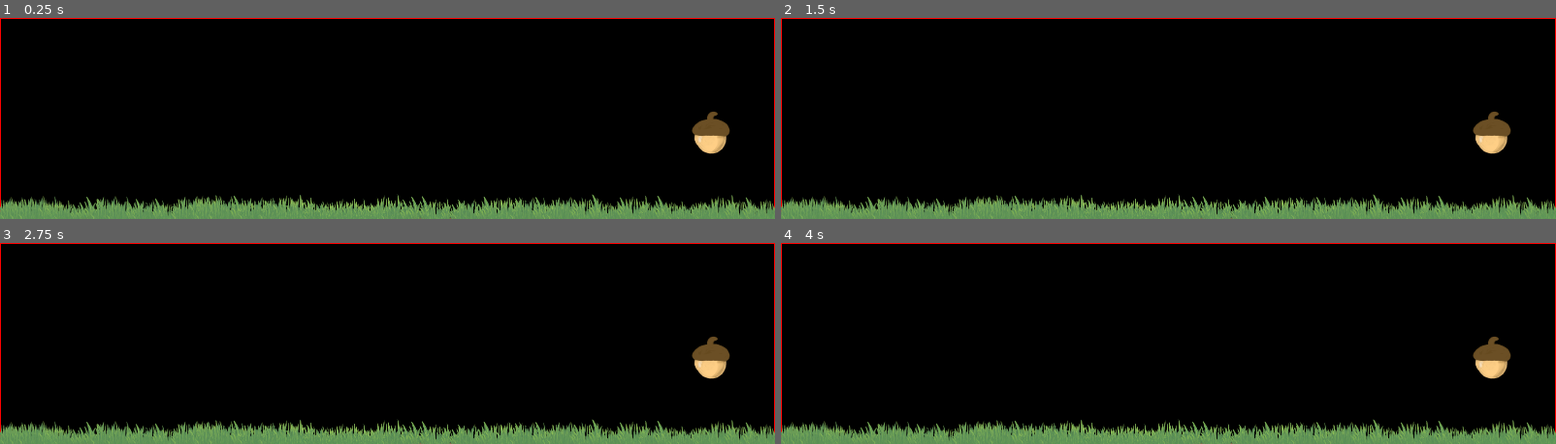
Above: before the commit, frames 1-4 (two rows, left to right).
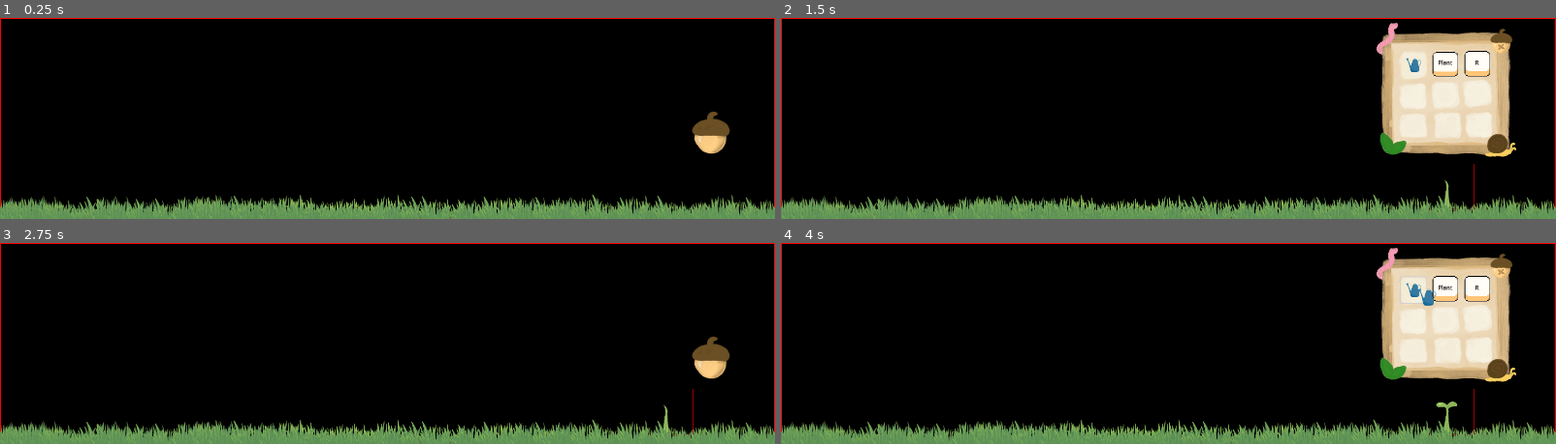
Above: after the commit, the same moments.

Repository: 9er-tom/desktop-forest
Game: Godot game, scene res://main.tscn
Same seed, same stepped clock (60 frames per second), same inputs: the game is played once before the commit and once after it.
Inputs (mouse positions are in pixels of both pictures, inside the frame that each line leads up to; where the layout moved, square brackets give the same spot in the first picture):
- Up to frame 1 (0.25 s): no input
- Up to frame 2 (1.5 s): click (1494, 132) at 0.5 s; click (1447, 64) at 1.25 s, where only the run after the commit has a clickable "Plant"
- Up to frame 3 (2.75 s): click (720, 267) [713, 357] at 2 s
- Up to frame 4 (4 s): click (1494, 357) at 2.75 s; click (1416, 289) at 3.52 s

The runs differ from the first frame. In frame 2, 10% of the frame differs, in the area x 76-95%, y 2-96%; in frame 3, 0.1%; in frame 4, 10%.

Commit message:
* .idea files * changed plant to control node

Diff:
--- a/main.tscn
+++ b/main.tscn
@@ -23,7 +23,13 @@
 font_size = 14
 font_color = Color(0, 0, 0, 1)
 
-[node name="Main" type="Node" node_paths=PackedStringArray("toolboxWindow", "toolboxButton", "mainWindowReference")]
+[node name="Main" type="Control" node_paths=PackedStringArray("toolboxWindow", "toolboxButton", "mainWindowReference")]
+layout_mode = 3
+anchors_preset = 15
+anchor_right = 1.0
+anchor_bottom = 1.0
+grow_horizontal = 2
+grow_vertical = 2
 script = ExtResource("1_h2yge")
 toolboxWindow = NodePath("ToolboxUi/toolbox")
 toolboxButton = NodePath("ToolboxUi/toolboxToggleButton")
@@ -32,6 +38,8 @@
 taskbarOrientation = 2
 
 [node name="ReferenceRect" type="ReferenceRect" parent="."]
+layout_mode = 0
+mouse_filter = 2
 border_width = 5.0
 editor_only = false
 
@@ -54,6 +62,7 @@
 
 [node name="toolboxToggleButton" type="TextureButton" parent="ToolboxUi" node_paths=PackedStringArray("showElement", "hideElement")]
 z_index = 400
+layout_mode = 0
 offset_left = 238.0
 offset_top = 230.0
 offset_right = 484.0
@@ -67,8 +76,10 @@
 [node name="toolbox" type="TextureRect" parent="ToolboxUi" node_paths=PackedStringArray("waterButton", "shovelButton", "cursorTool")]
 visible = false
 z_index = 400
+layout_mode = 0
 offset_right = 350.0
 offset_bottom = 344.419
+mouse_filter = 0
 texture = ExtResource("5_efxa6")
 expand_mode = 5
 script = ExtResource("8_2cqfq")
@@ -180,22 +191,6 @@
 transparent = true
 script = ExtResource("4_1bvp3")
 
-[node name="Background" type="Node2D" parent="."]
-z_index = 100
-
-[node name="Grass" type="Node2D" parent="Background"]
-script = ExtResource("8_kek77")
-
-[node name="SpawnManager" type="Node2D" parent="."]
-position = Vector2(0, 200)
-
-[node name="GroundSpawner" type="Node2D" parent="SpawnManager" node_paths=PackedStringArray("spawnButton")]
-position = Vector2(0, 300)
-script = ExtResource("9_4c57u")
-plantPrefabs = Array[PackedScene]([ExtResource("8_4c57u")])
-spawnButton = NodePath("../../ToolboxUi/toolbox/SpawnBtn")
-gridCellSize = Vector2i(200, 160)
-
 [node name="CursorTool" type="AnimatedSprite2D" parent="."]
 visible = false
 z_index = 1000
@@ -205,20 +200,21 @@
 animation = &"wateringCan"
 script = ExtResource("14_w48qg")
 
-[node name="Control" type="Control" parent="."]
-layout_mode = 3
-anchors_preset = 15
+[node name="GroundSlot" type="Control" parent="."]
+layout_mode = 1
+anchors_preset = 12
+anchor_top = 1.0
 anchor_right = 1.0
 anchor_bottom = 1.0
 grow_horizontal = 2
-grow_vertical = 2
-
-[node name="Label" type="Label" parent="Control"]
-layout_mode = 1
-anchors_preset = 2
-anchor_top = 1.0
-anchor_bottom = 1.0
-offset_top = -23.0
-offset_right = 40.0
 grow_vertical = 0
-text = "TESt"
+
+[node name="PlantSpawner" type="Node" parent="GroundSlot" node_paths=PackedStringArray("spawnButton")]
+script = ExtResource("9_4c57u")
+plantPrefabs = Array[PackedScene]([ExtResource("8_4c57u")])
+spawnButton = NodePath("../../ToolboxUi/toolbox/SpawnBtn")
+gridCellSize = Vector2i(200, 160)
+
+[node name="Grass" type="Node2D" parent="GroundSlot"]
+z_index = 200
+script = ExtResource("8_kek77")
--- a/prefabs/plant.tscn
+++ b/prefabs/plant.tscn
@@ -40,11 +40,18 @@
 "speed": 5.0
 }]
 
-[sub_resource type="RectangleShape2D" id="RectangleShape2D_nb6st"]
-size = Vector2(1200, 1180)
-
-[node name="Plant" type="Node2D"]
-scale = Vector2(0.15, 0.15)
+[node name="Plant" type="Control"]
+layout_mode = 3
+anchors_preset = 15
+anchor_right = 1.0
+anchor_bottom = 1.0
+offset_right = -1920.0
+offset_bottom = -500.0
+grow_horizontal = 2
+grow_vertical = 2
+scale = Vector2(0.1, 0.1)
+mouse_filter = 1
+mouse_default_cursor_shape = 2
 script = ExtResource("1_bswx0")
 outlineMaterial = SubResource("ShaderMaterial_nb6st")
 
@@ -56,18 +63,8 @@
 wait_time = 2.0
 autostart = true
 
-[node name="Area2D" type="Area2D" parent="."]
-
-[node name="CollisionShape2D" type="CollisionShape2D" parent="Area2D"]
-position = Vector2(3.17891e-06, -9.53674e-06)
-shape = SubResource("RectangleShape2D_nb6st")
-
-[node name="Control" type="Control" parent="."]
-layout_mode = 3
-anchors_preset = 0
-offset_left = -600.0
-offset_top = -586.667
-offset_right = 600.0
-offset_bottom = 593.333
-mouse_filter = 1
-metadata/_edit_use_anchors_ = true
+[node name="ReferenceRect" type="ReferenceRect" parent="."]
+layout_mode = 0
+mouse_filter = 2
+border_width = 10.0
+editor_only = false
--- a/scripts/bg/grassSpawn.gd
+++ b/scripts/bg/grassSpawn.gd
@@ -27,7 +27,7 @@
 		var spriteObj: Sprite2D = Sprite2D.new()
 		spriteObj.texture = spritePng
 		spriteObj.scale = Vector2(scale, scale)
-		spriteObj.position.y = get_window().size.y-(spriteObj.texture.get_size().y * scale / 3)
+		spriteObj.position.y = -(spriteObj.texture.get_size().y * scale / 3)
 		spriteObj.position.x = currentX
 		currentX += spriteObj.texture.get_size().x * scale / 4
 		add_child(spriteObj)
--- a/scripts/groundSpawner.gd
+++ b/scripts/groundSpawner.gd
@@ -1,4 +1,4 @@
-extends Node2D
+extends Node
 
 @export var plantPrefabs: Array[PackedScene]
 @export var spawnButton: TextureButton
@@ -31,6 +31,7 @@
 	var spawnGridIndex = randi_range(0, spawnGrid.size() - 1)
 
 	plantNode.position = spawnGrid[spawnGridIndex]
+	plantNode.position.y = get_parent().position.y - plantNode.position.y
 	spawnGrid.remove_at(spawnGridIndex)
 	print_debug(spawnGrid)
 	get_tree().root.add_child(plantNode)
--- a/scripts/main.gd
+++ b/scripts/main.gd
@@ -6,8 +6,6 @@
 @onready var mainDisplayX_LEFT := _MainWindow.position.x - DisplayServer.screen_get_size().x/2 + _MainWindow.size.x/2
 @onready var mainDisplayX_RIGHT := mainDisplayX_LEFT + DisplayServer.screen_get_size().x
 @onready var mainScreenPosNull := Vector2(mainDisplayX_LEFT, 0)
-
-@onready var bg: Node2D = $Background
 
 enum TASKBAR_ORIENTATION {LEFT, RIGHT, UP, DOWN}
 
--- a/scripts/plant.gd
+++ b/scripts/plant.gd
@@ -1,20 +1,29 @@
-extends Node2D
+extends Control
 class_name Plant
 
 @export var outlineMaterial: ShaderMaterial
 
+@onready var sprite := $AnimatedSprite2D
+
 func _ready() -> void:
+	var spriteSize = sprite.sprite_frames.get_frame_texture(sprite.animation, sprite.frame).get_size()
+	sprite.position = Vector2(spriteSize.x / 2, spriteSize.y / 2)
+
+	size = Vector2(spriteSize.x, spriteSize.y)
+	$ReferenceRect.size = size
+
 	$Timer.timeout.connect(_on_timer_timeout)
-	$Area2D.mouse_entered.connect(_on_mouse_enter)
-	$Area2D.mouse_exited.connect(_on_mouse_exit)
+
+	mouse_entered.connect(_on_mouse_enter)
+	mouse_exited.connect(_on_mouse_exit)
 
 func _on_timer_timeout() -> void:
-	if $AnimatedSprite2D.frame_progress == 1:
+	if sprite.frame_progress == 1:
 		$Timer.stop()
-	$AnimatedSprite2D.frame += 1
+	sprite.frame += 1
 
 func _on_mouse_enter() -> void:
-	$AnimatedSprite2D.material = outlineMaterial
+	sprite.material = outlineMaterial
 
 func _on_mouse_exit() -> void:
-	$AnimatedSprite2D.material = null
+	sprite.material = null
Not shown: 1 places in prefabs/plant.tscn that only renumber resources
Not shown, added: .editorconfig
Not shown, added: .gitattributes
Not shown, added: .gitignore
